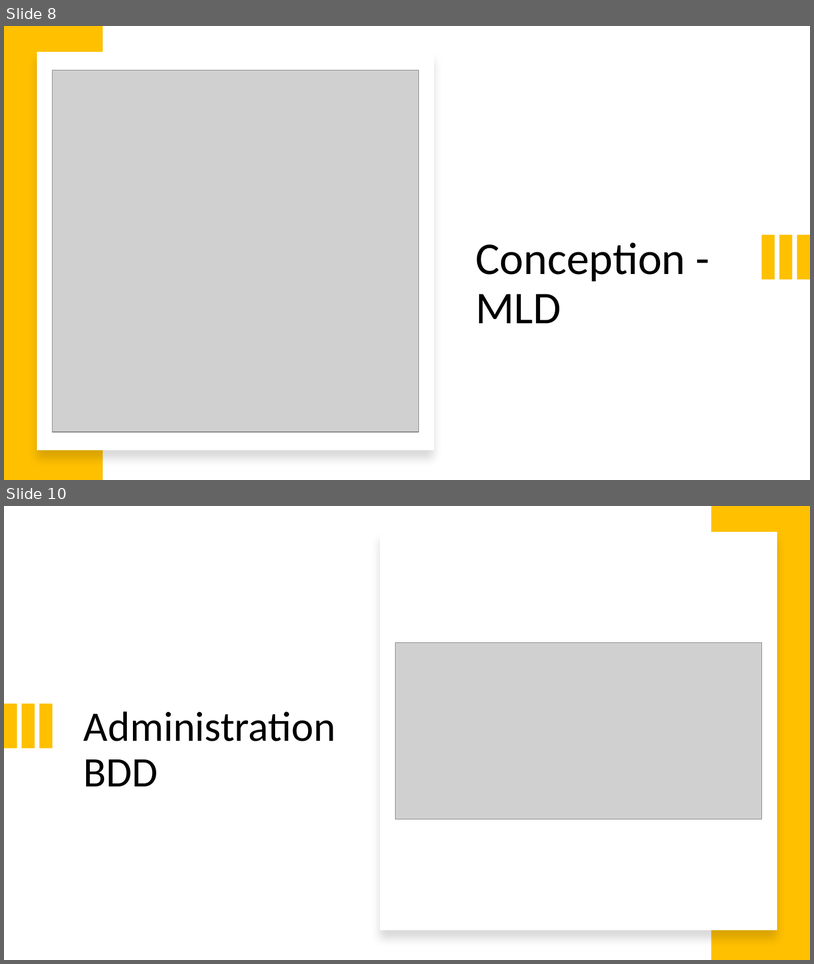
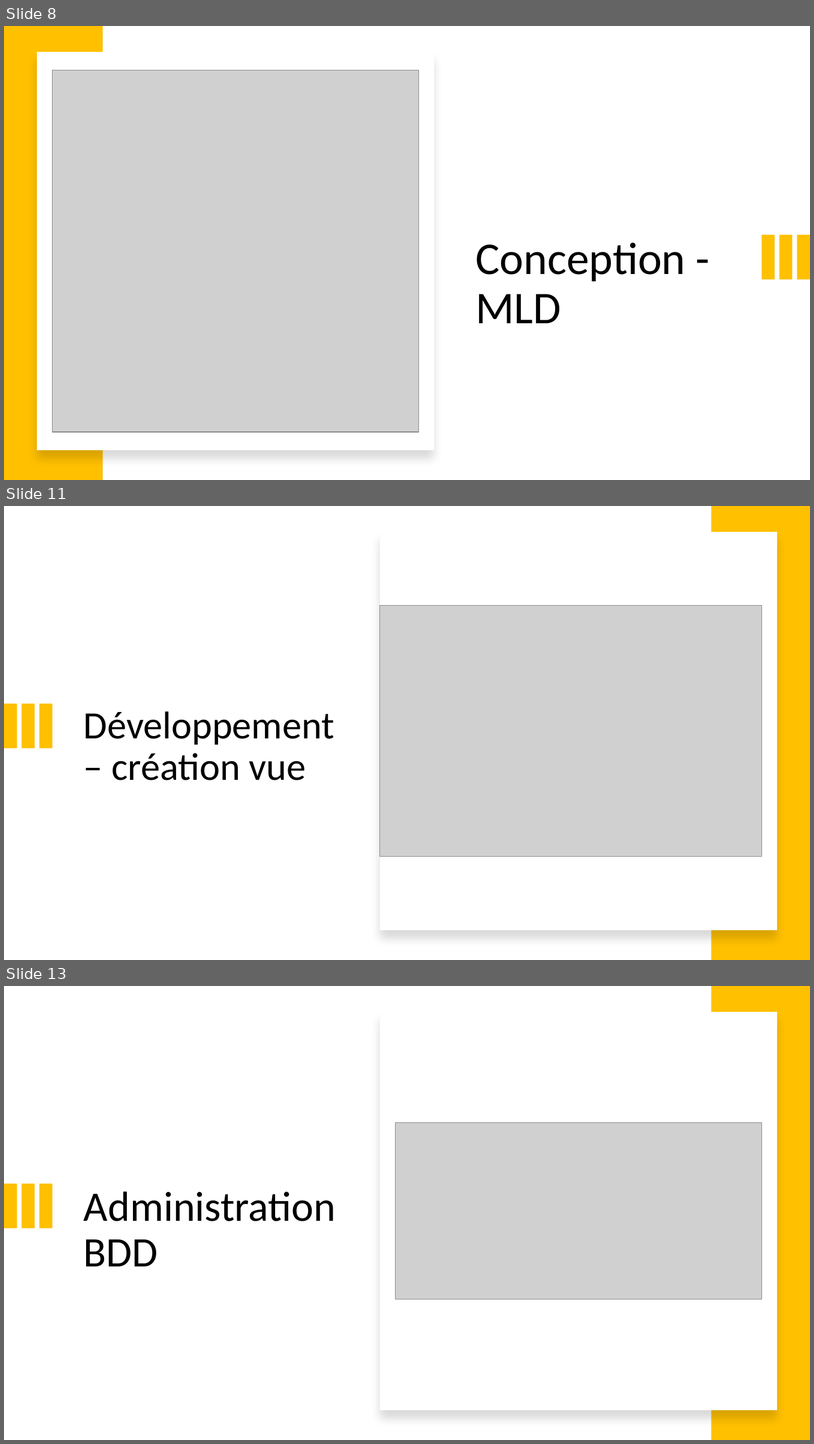
Before and after one commit to neopolitan2012/PT-LPBDD, a slide deck: Soutenance_PT.pptx. Shown one above the other, each under a label of ours: slides 8 and 10 before the commit, slides 8, 11 and 13 after it; the slides between them are not shown. The pictures are 814x964 and 814x1444 pixels, drawn with LibreOffice and Linux fonts; fonts in the diff are those of the drawing; grey boxes stand for pictures. Boxes give left, top, right and bottom in pixels: in the first picture for what was removed or moved away, otherwise in the second. Text is boxed around its words. In the diff, an @@ line names an element or a change of style, - is before the commit and + after.

```diff
--- a/Soutenance_PT.pptx
+++ b/Soutenance_PT.pptx
@@ slide 11 added at (4, 506, 810, 960), background #FFFFFF @@
@@ rectangle added at (712, 506, 810, 960), fill #FFC000 @@
@@ rectangle added at (380, 532, 778, 930), fill #FFFFFF @@
@@ picture added at (380, 605, 762, 856) @@
@@ rectangle added at (4, 703, 17, 748), fill #FFC000 @@
@@ rectangle added at (21, 703, 34, 748), fill #FFC000 @@
@@ rectangle added at (39, 703, 53, 748), fill #FFC000 @@
@@ title added at (84, 711, 335, 780), 46 pt, text #000000 @@
+Développement – création vue
@@ what was slide 10 is now slide 13 @@
```
Also in this commit, not shown: 1 slide changed, 4 other slides added, 2 slides removed.
